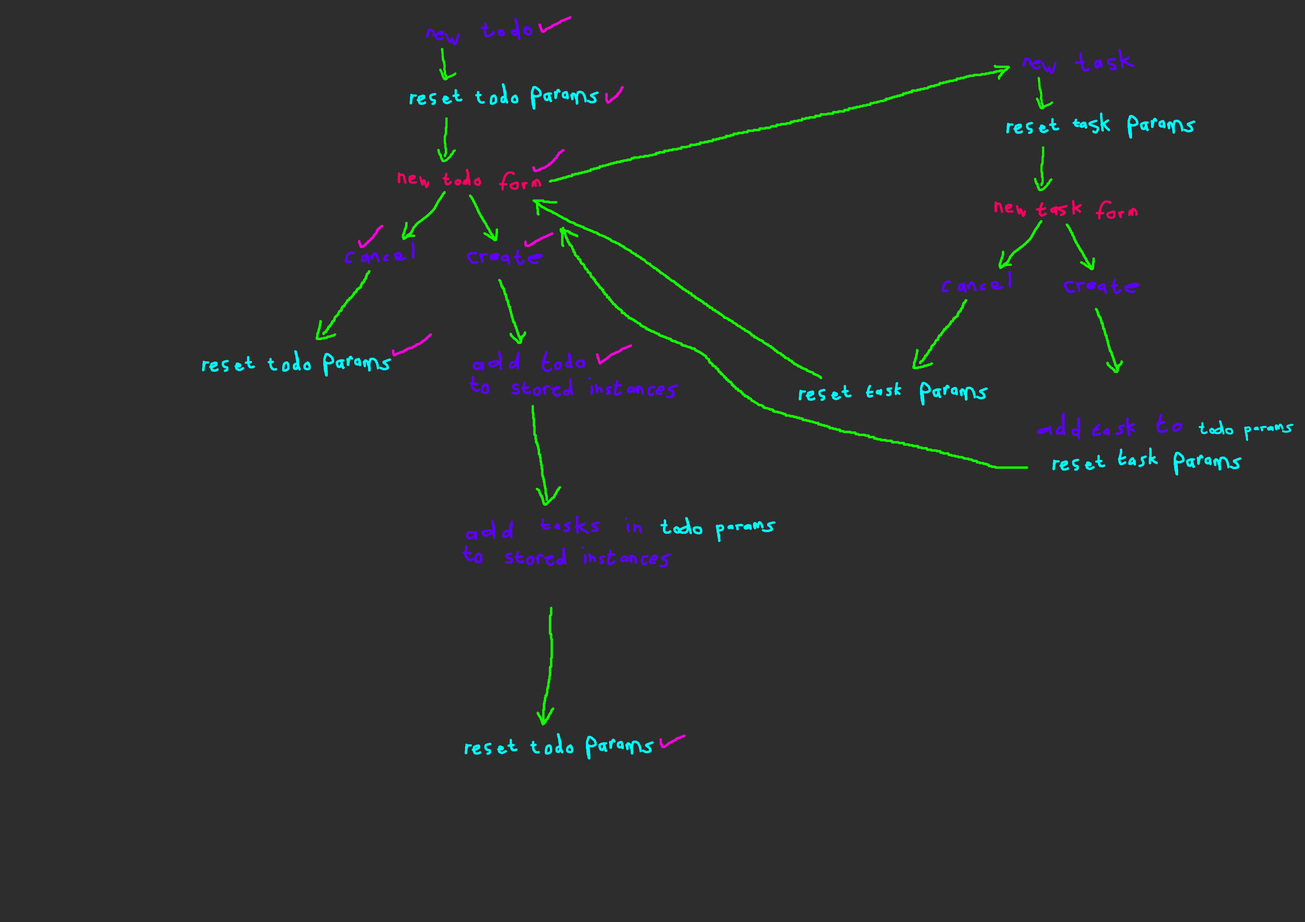
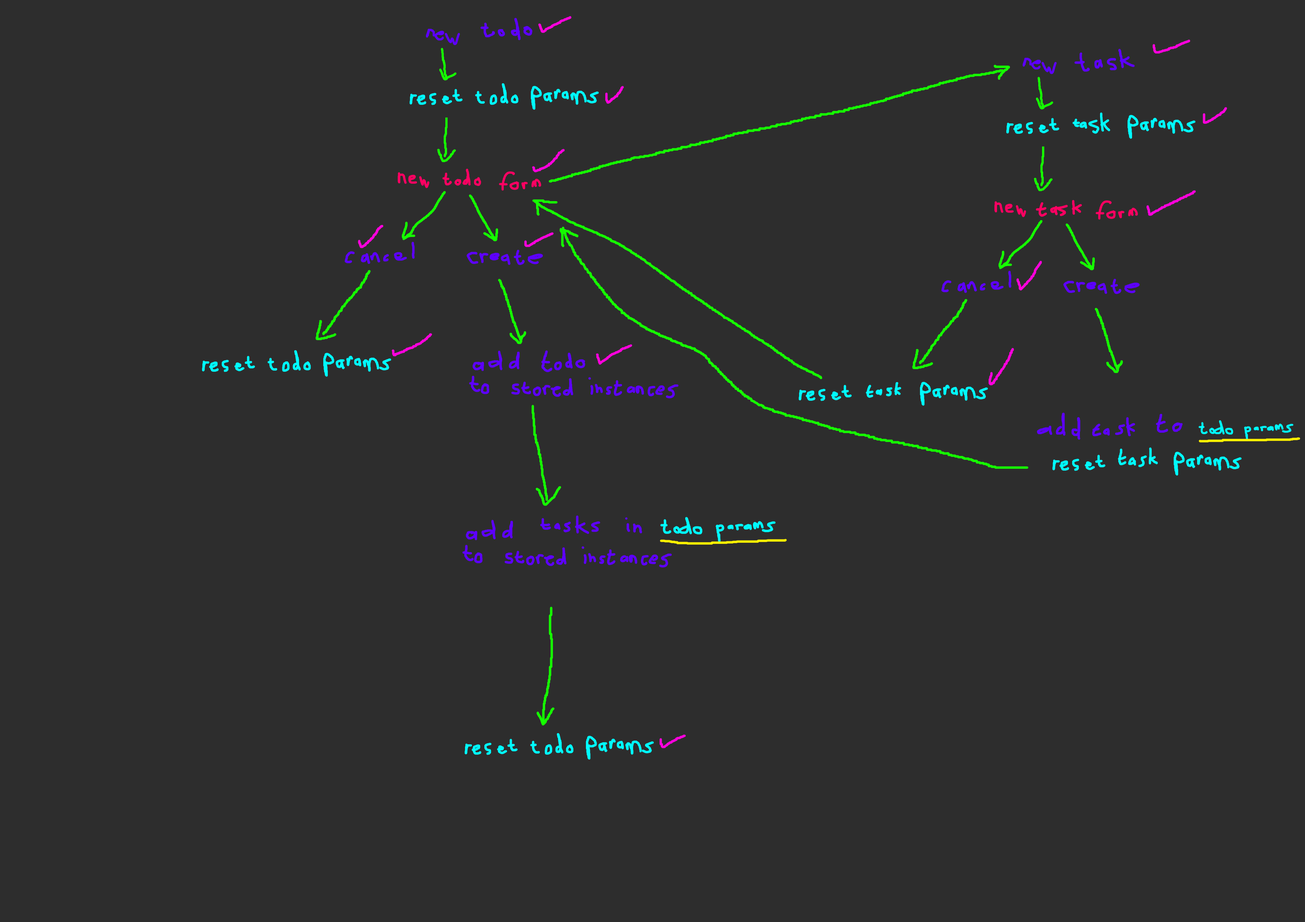
Layers edited between the first and the second 1305x922 image:
painted on "Paint Layer 2" over [659, 39, 1238, 545]
painted on "Paint Layer 1" over [659, 39, 1301, 545]
